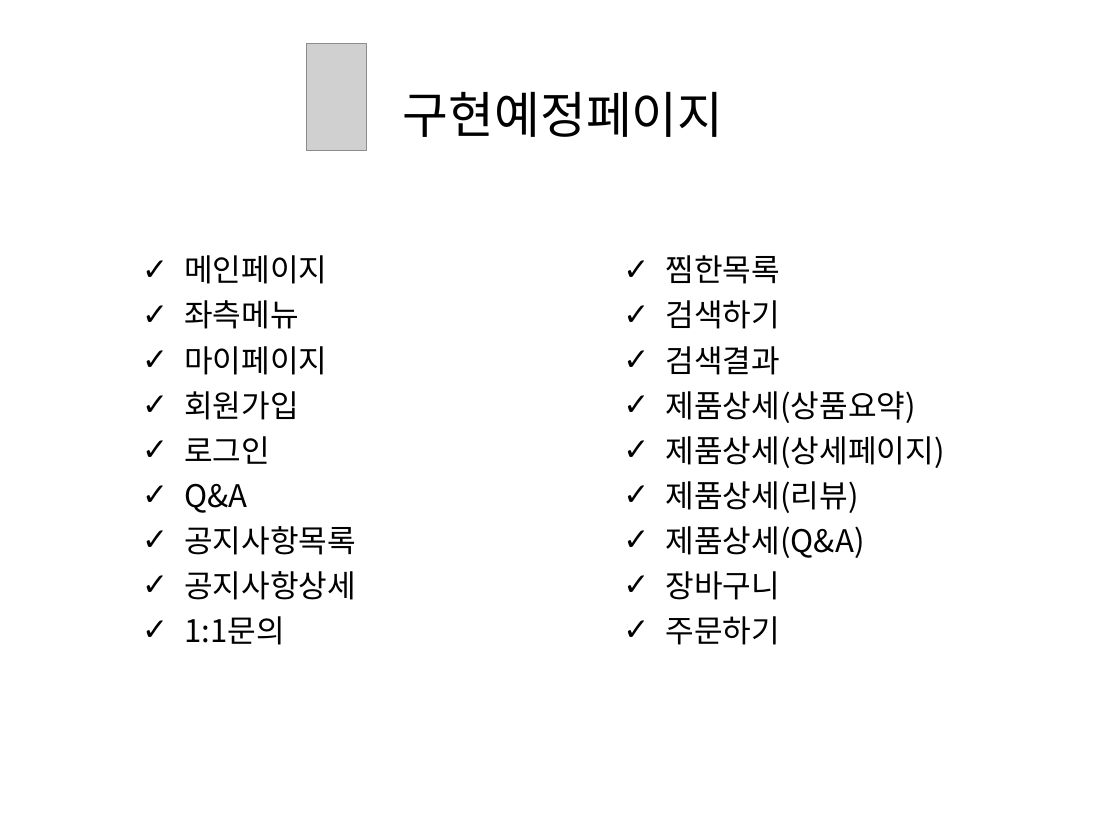
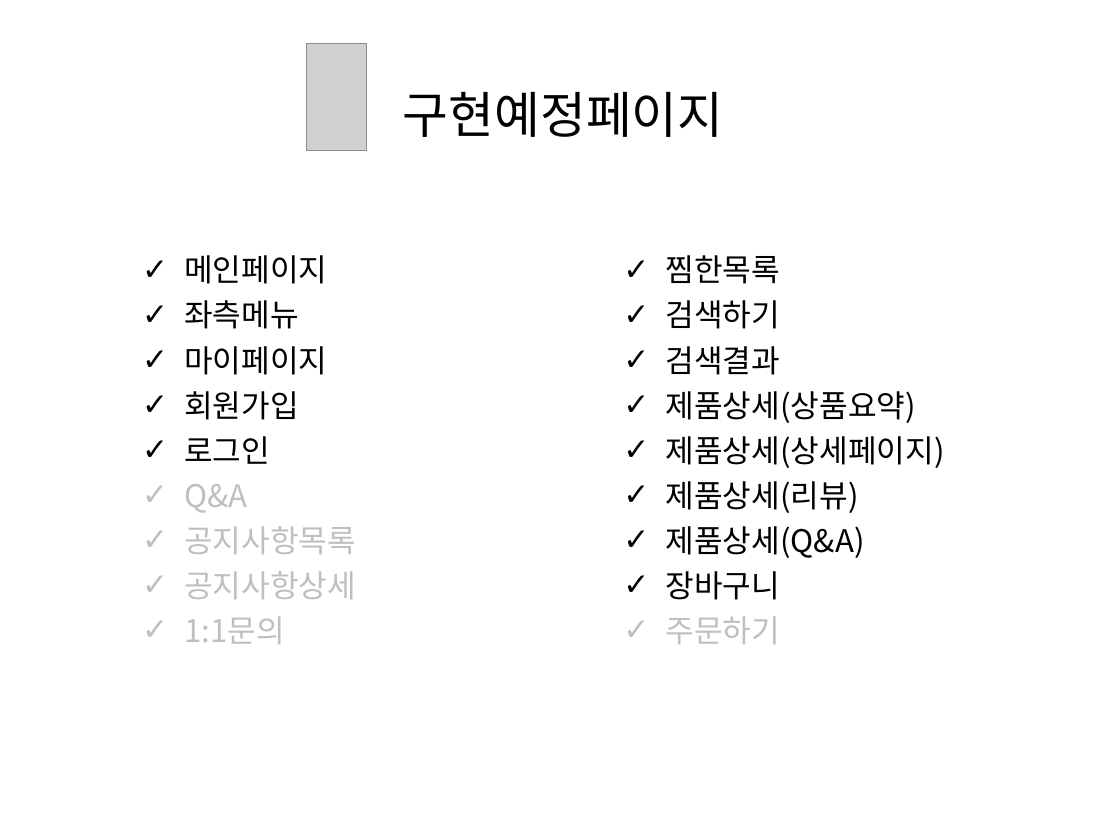
Before and after one commit to grapePrince/planthounse, a slide deck: slide 14 of presentation/최종발표.ppt. Drawn at 1120x840 pixels with LibreOffice and Linux fonts; fonts in the diff are those of the drawing; grey boxes stand for pictures. Boxes give left, top, right and bottom in pixels: in the first picture for what was removed or moved away, otherwise in the second. Text is boxed around its words. In the diff, an @@ line names an element or a change of style, - is before the commit and + after.

```diff
--- a/presentation/최종발표.ppt
+++ b/presentation/최종발표.ppt
@@ text at bbox=[184, 484, 356, 644]: text colour #000000 to #BFBFBF in "Q&A", "공지사항목록", "공지사항상세", "1:1문의"; bullet colour #000000 to #BFBFBF @@
@@ text at bbox=[666, 616, 781, 644]: text colour #000000 to #BFBFBF in "주문하기"; bullet colour #000000 to #BFBFBF @@
```
Also in this commit, not shown: 1 other slide changed, 9 slides added, 1 slide removed, 1 other file.
